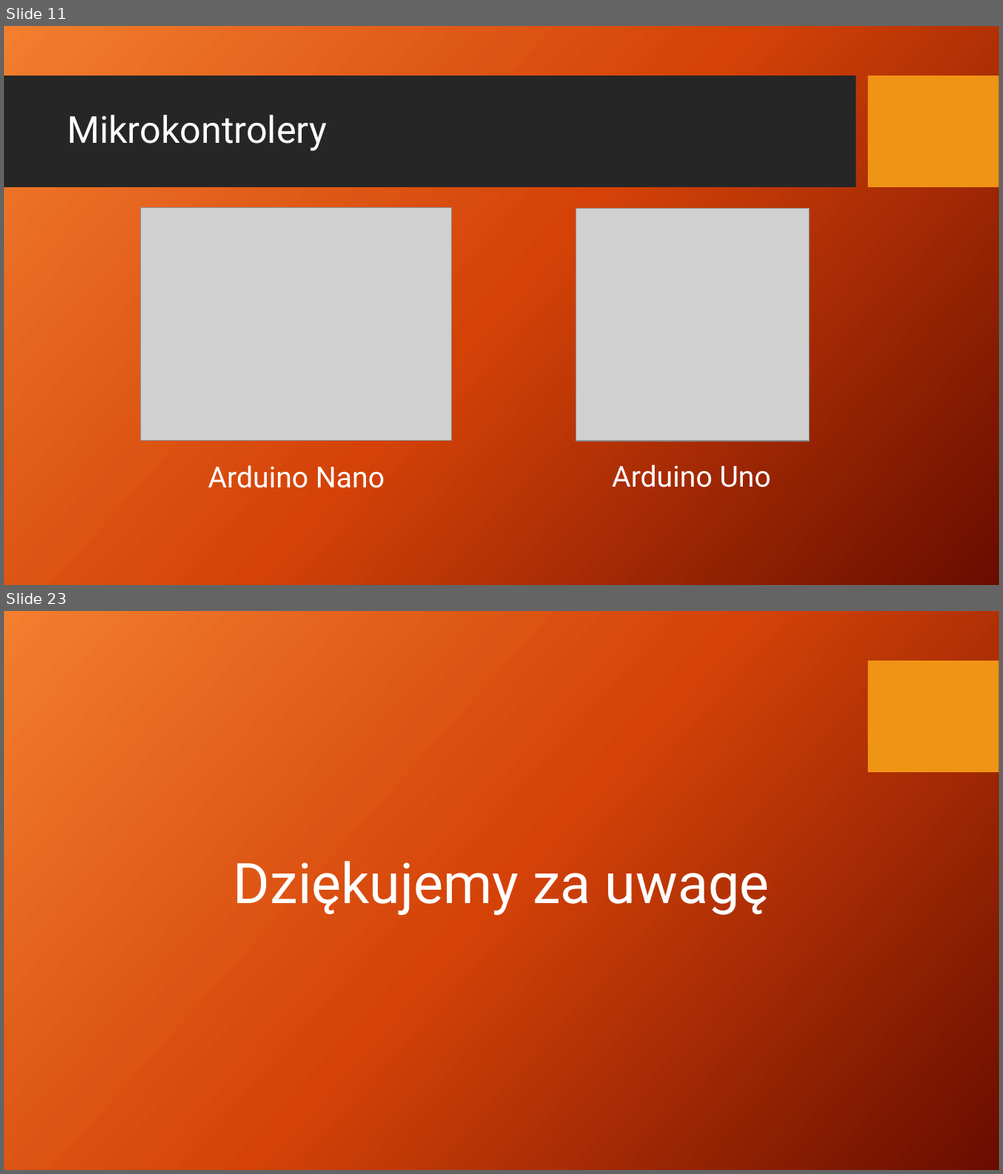
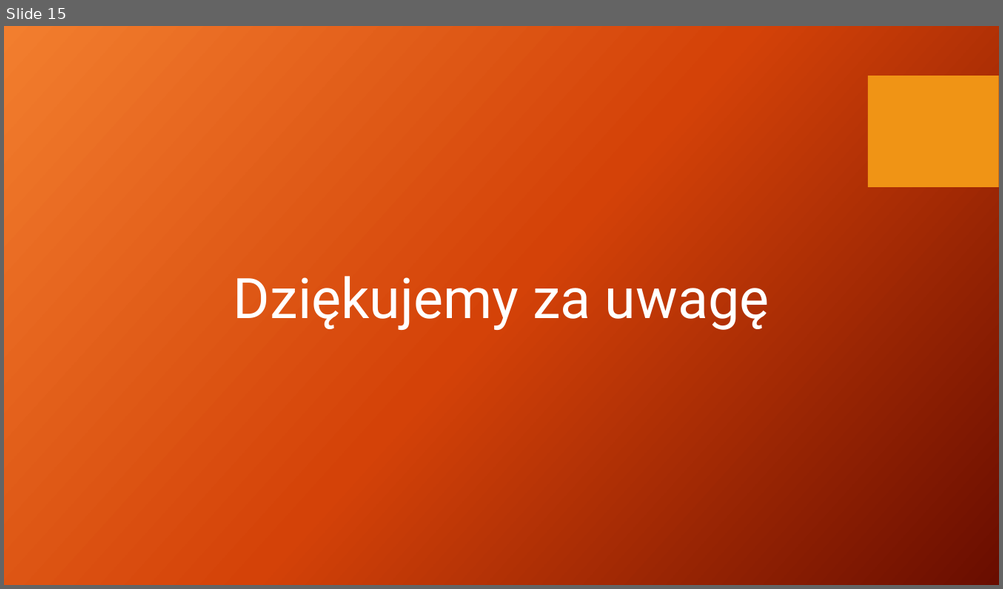
Before and after one commit to AdamStudies-PWR/ProjektZespolowyPWR, a slide deck: przentacja.pptx. Shown one above the other, each under a label of ours: slides 11 and 23 before the commit, slide 15 after it; the slides between them are not shown. The pictures are 1003x1174 and 1003x589 pixels, drawn with LibreOffice and Linux fonts; fonts in the diff are those of the drawing; grey boxes stand for pictures; background and template pictures are left out. Boxes give left, top, right and bottom in pixels: in the first picture for what was removed or moved away, otherwise in the second. Text is boxed around its words. In the diff, an @@ line names an element or a change of style, - is before the commit and + after.

```diff
--- a/przentacja.pptx
+++ b/przentacja.pptx
@@ slide 11 removed at bbox=[4, 26, 999, 585], background picture (left out); not listed: 1 template element that a slide beside it also shows @@
@@ rectangle removed at bbox=[4, 76, 855, 188] @@
@@ title removed at bbox=[67, 115, 327, 151] @@
-Mikrokontrolery
@@ picture removed at bbox=[141, 207, 452, 441] @@
@@ picture removed at bbox=[576, 208, 809, 441] @@
@@ text removed at bbox=[208, 466, 384, 488] @@
-Arduino Nano
@@ text removed at bbox=[612, 465, 771, 488] @@
-Arduino Uno
@@ what was slide 23 is now slide 15 @@
```
Also in this commit, not shown: 4 slides changed, 10 slides added, 17 other slides removed, 3 other files.
